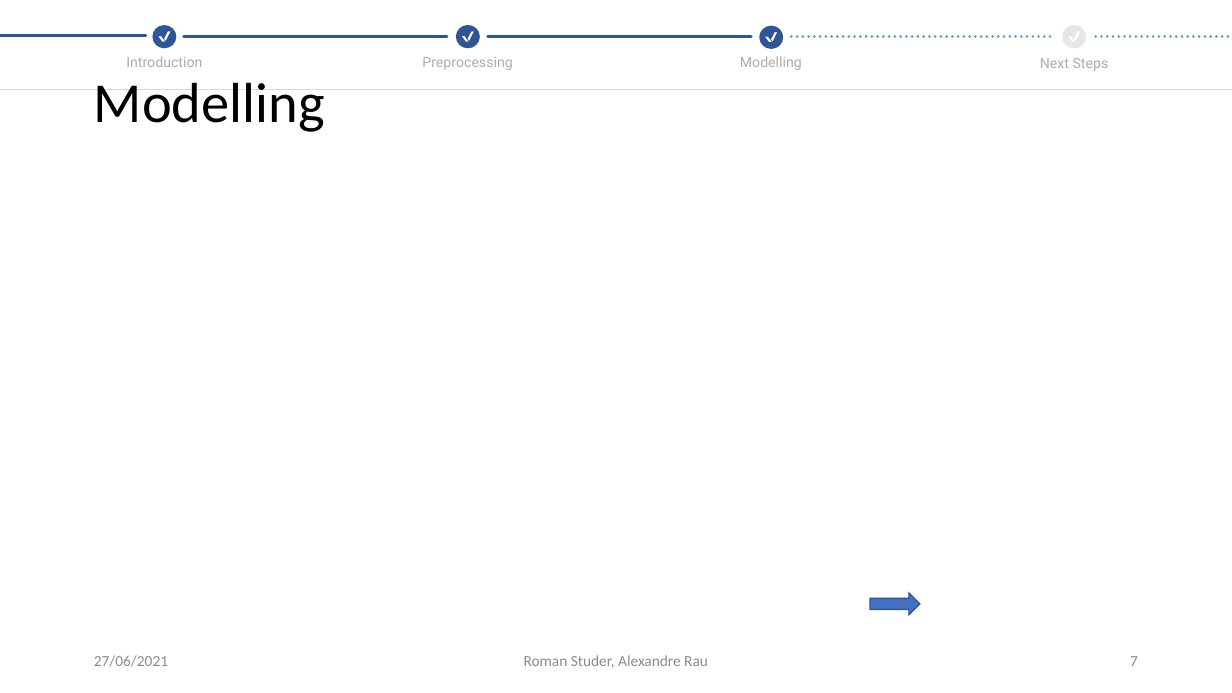
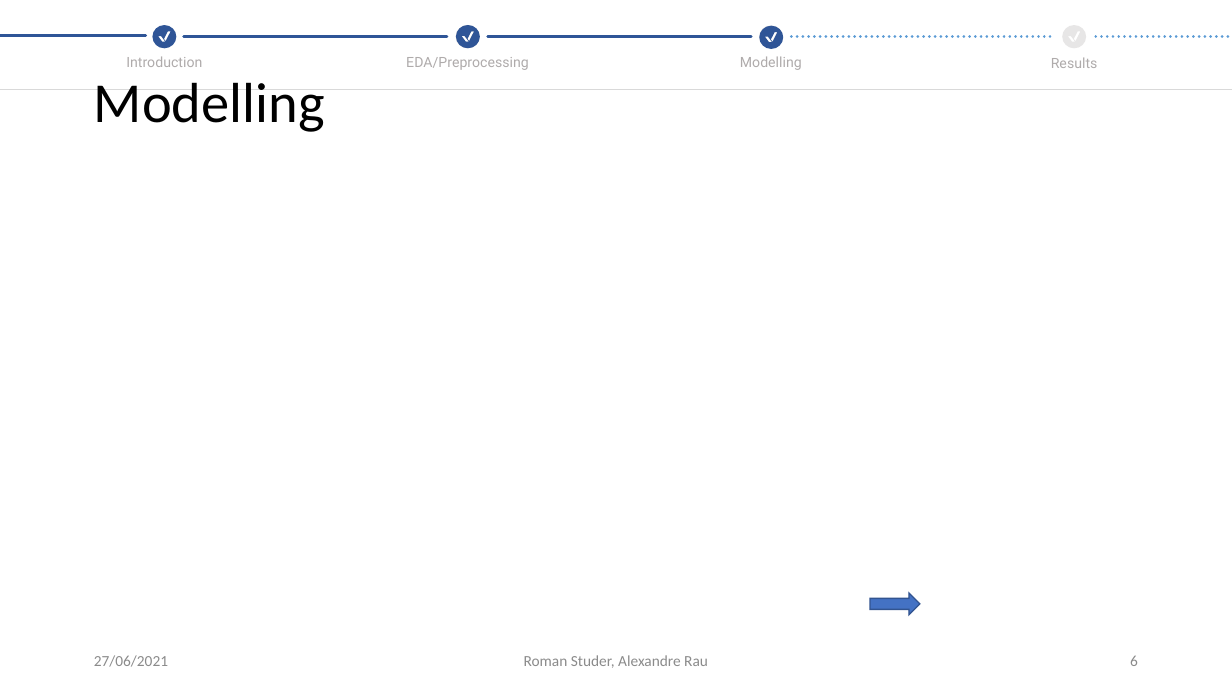
Before and after one commit to CrawTheOne/mirror_-fhnw_ds_fs2021_medical_challenge, a slide deck: slide 6 of presentation/Final_Presentation.pptx (slide 7 before the commit). Drawn at 1232x693 pixels with LibreOffice and Linux fonts; fonts in the diff are those of the drawing. Boxes give left, top, right and bottom in pixels: in the first picture for what was removed or moved away, otherwise in the second. Text is boxed around its words. In the diff, an @@ line names an element or a change of style, - is before the commit and + after.

Commit message:
added intro/preprocessing and part of results

```diff
--- a/presentation/Final_Presentation.pptx
+++ b/presentation/Final_Presentation.pptx
@@ text at [406,57,529,70]: text changed @@
-Preprocessing
+EDA/Preprocessing
@@ text at [1051,57,1098,68]: text changed @@
-Next Steps
+Results
@@ page number at [1130,655,1138,666]: text changed @@
-7
+6
```
Also in this commit, not shown: 7 other slides changed, 1 slide added, 1 slide removed.
